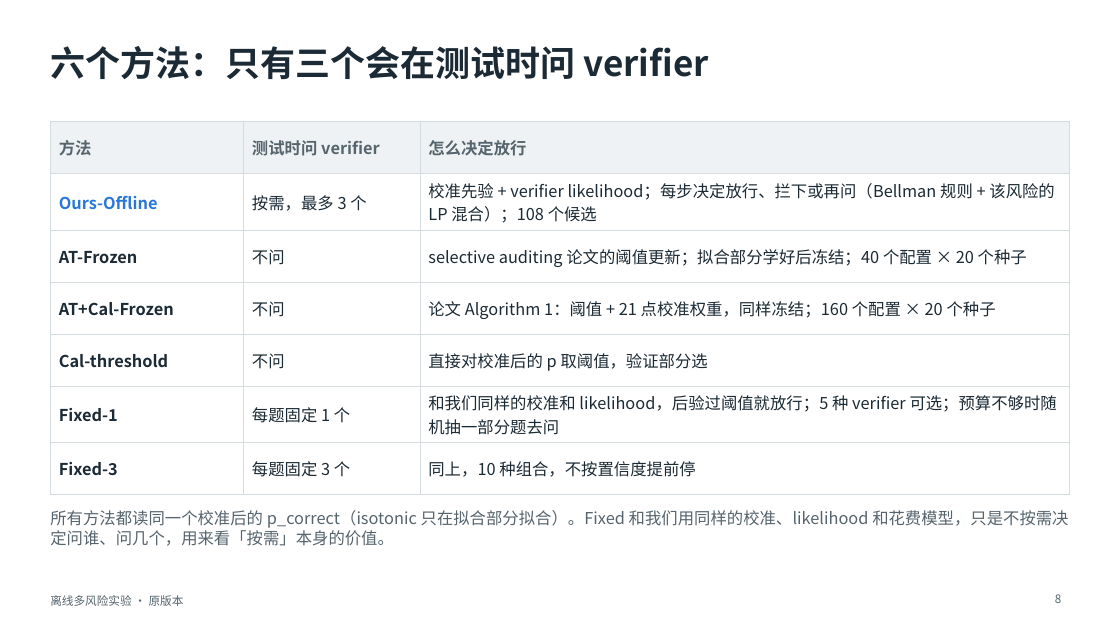
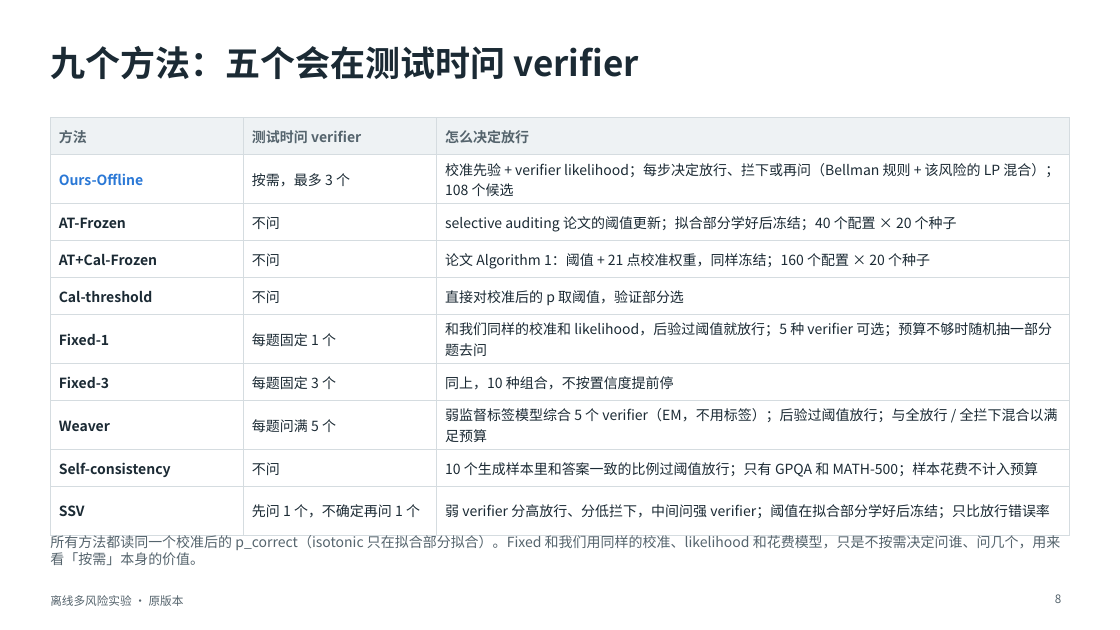
Before and after one commit to toz015/verification_generation_experiment, a slide deck: slide 8 of reports/offline_multirisk_20261116_calibrated/deck/离线多风险实验_原版本.pptx. Drawn at 1120x630 pixels with LibreOffice and Linux fonts; fonts in the diff are those of the drawing. Boxes give left, top, right and bottom in pixels: in the first picture for what was removed or moved away, otherwise in the second. Text is boxed around its words. In the diff, an @@ line names an element or a change of style, - is before the commit and + after.

```diff
--- a/reports/offline_multirisk_20261116_calibrated/deck/离线多风险实验_原版本.pptx
+++ b/reports/offline_multirisk_20261116_calibrated/deck/离线多风险实验_原版本.pptx
@@ title at (50,46,638,79): text changed @@
-六个方法：只有三个会在测试时问 verifier
+九个方法：五个会在测试时问 verifier
@@ table at (50,118,1070,522) @@
+row 8: Weaver | 每题问满 5 个 | 弱监督标签模型综合 5 个 verifier（EM，不用标签）；后验过阈值放行；与全放行 / 全拦下混合以满足预算
+row 9: Self-consistency | 不问 | 10 个生成样本里和答案一致的比例过阈值放行；只有 GPQA 和 MATH-500；样本花费不计入预算
+row 10: SSV | 先问 1 个，不确定再问 1 个 | 弱 verifier 分高放行、分低拦下，中间问强 verifier；阈值在拟合部分学好后冻结；只比放行错误率
@@ table: place and size @@
-table at (50,122,1070,481)
+table at (50,118,1070,522)
@@ text "所有方法都读同一个校准后的 p_correct（isotonic 只在拟合部分拟合）。Fixed 和我们用同样的校准、l ...": place and size @@
-text "所有方法都读同一个校准后的 p_correct（isotonic 只在拟合部分拟合）。Fixed 和我们用同样的校准、l ..." at (50,510,1068,546)
+text "所有方法都读同一个校准后的 p_correct（isotonic 只在拟合部分拟合）。Fixed 和我们用同样的校准、l ..." at (50,533,1061,565)
@@ text "所有方法都读同一个校准后的 p_correct（isotonic 只在拟合部分拟合）。Fixed 和我们用同样的校准、l ..." at (50,533,1061,565): size 14 to 12 pt @@
```
Also in this commit, not shown: 8 other slides changed, 5 slides added, 3 slides removed, 4 other files.
